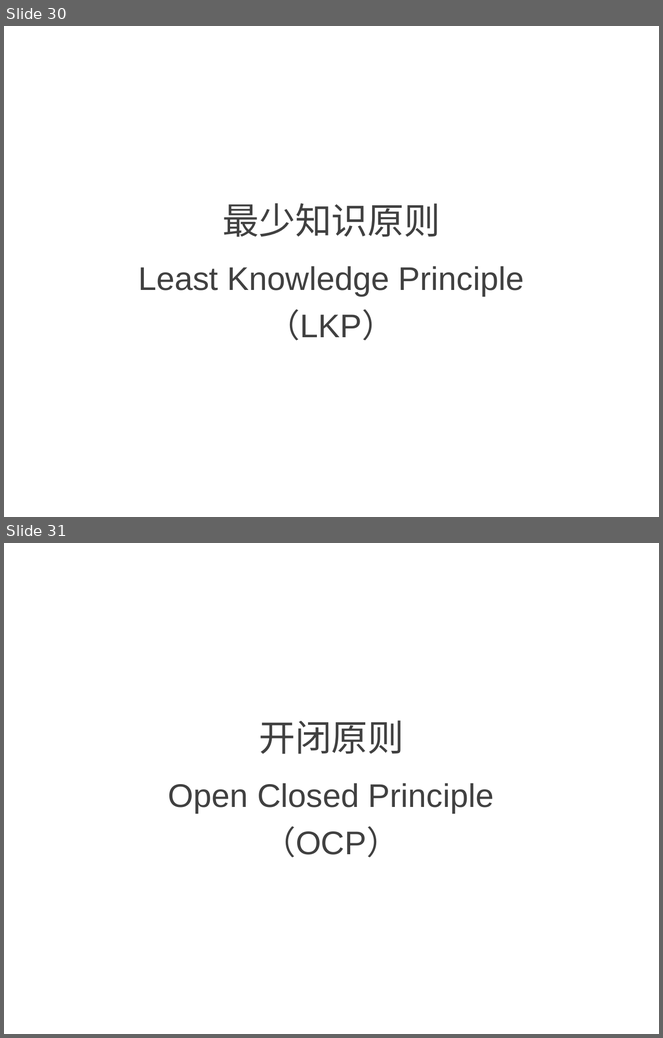
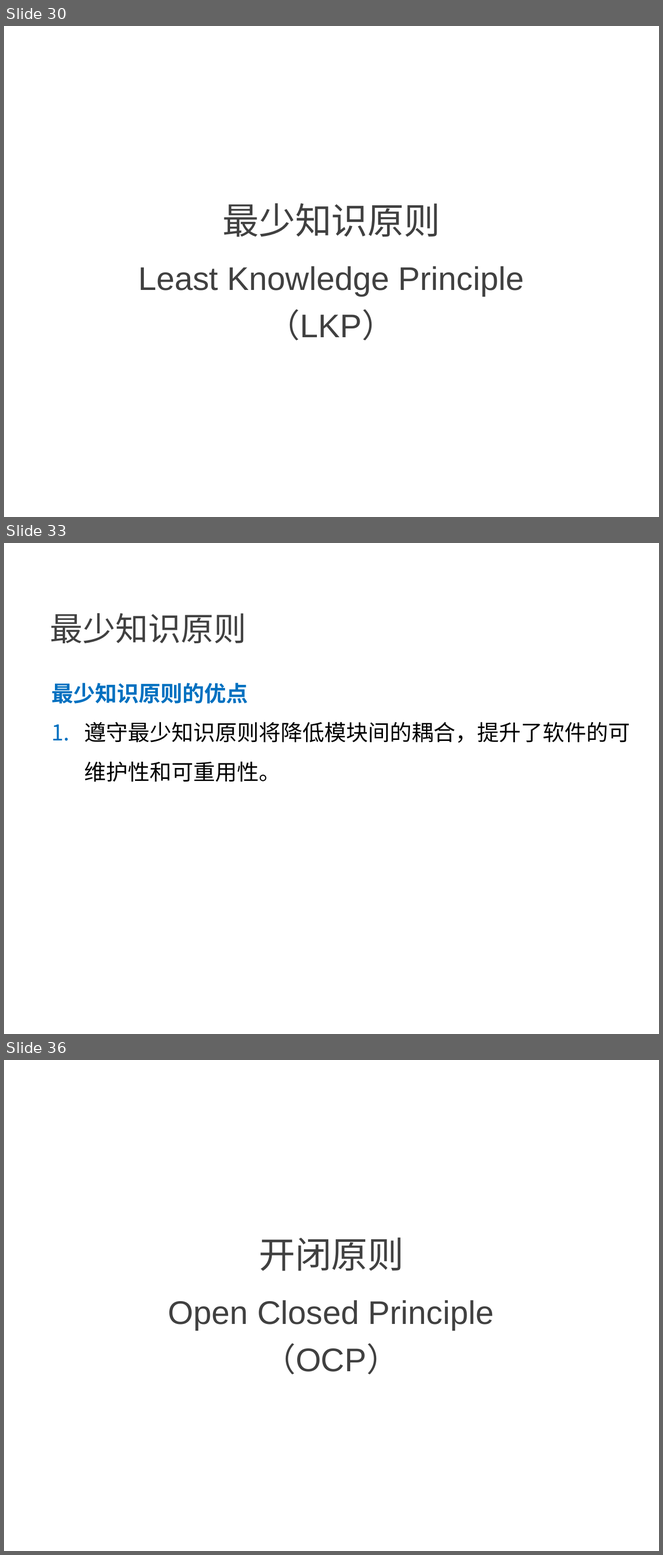
Before and after one commit to NewGr8Player/My-PPT, a slide deck: Design pattern/23种设计模式详解.pptx. Shown one above the other, each under a label of ours: slides 30 and 31 before the commit, slides 30, 33 and 36 after it; the slides between them are not shown. The pictures are 663x1038 and 663x1555 pixels, drawn with LibreOffice and Linux fonts; fonts in the diff are those of the drawing. Boxes give left, top, right and bottom in pixels: in the first picture for what was removed or moved away, otherwise in the second. Text is boxed around its words. In the diff, an @@ line names an element or a change of style, - is before the commit and + after.

Commit message:
Add 最少知识原则

```diff
--- a/Design pattern/23种设计模式详解.pptx
+++ b/Design pattern/23种设计模式详解.pptx
@@ slide 33 added at box(4, 543, 659, 1034), background #FFFFFF @@
@@ text added at box(50, 613, 246, 643), 36 pt, text #404040 @@
+最少知识原则
@@ text added at box(51, 683, 630, 782), 24 pt, text #000000 @@
+最少知识原则的优点
+1. 遵守最少知识原则将降低模块间的耦合，提升了软件的可维护性和可重用性。
@@ what was slide 31 is now slide 36 @@
```
Also in this commit, not shown: 1 slide changed, 4 other slides added.
